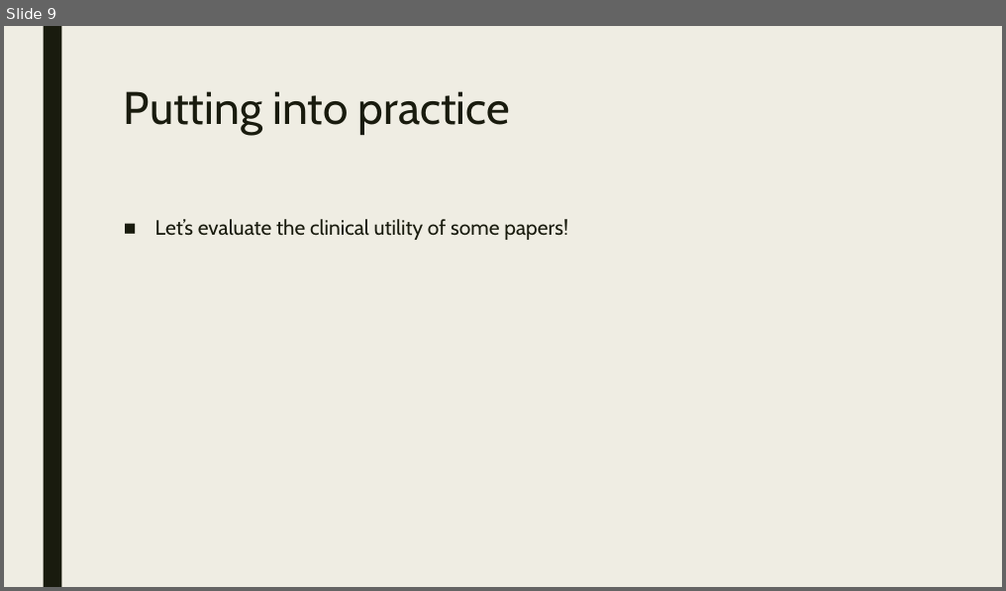
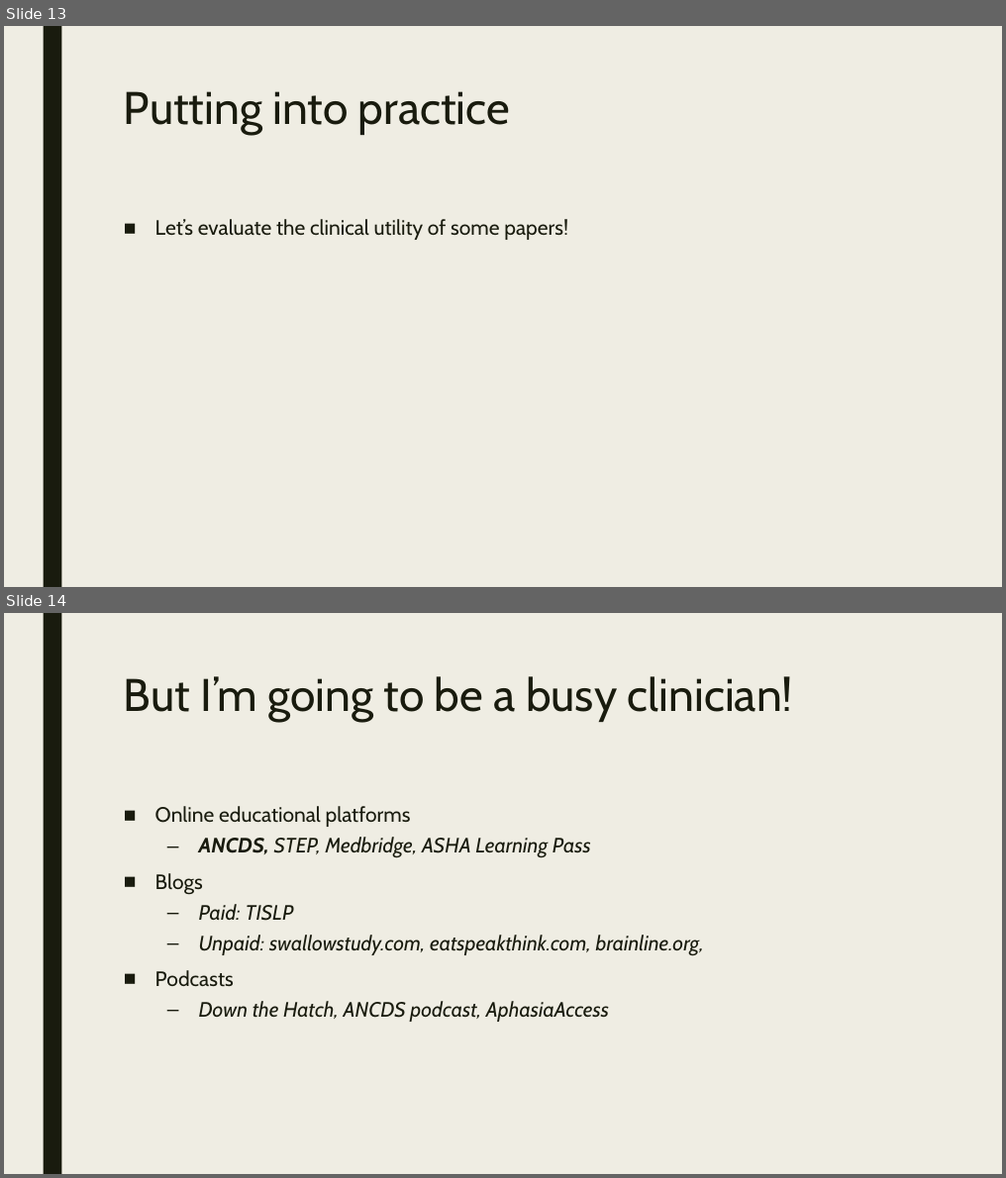
Before and after one commit to Jim-Wright90/cds_663_winter_2021, a slide deck: slides/Translating the evidence_presentation.pptx. Shown one above the other, each under a label of ours: slide 9 before the commit, slides 13 and 14 after it. The pictures are 1006x591 and 1006x1178 pixels, drawn with LibreOffice and Linux fonts; fonts in the diff are those of the drawing. Boxes give left, top, right and bottom in pixels: in the first picture for what was removed or moved away, otherwise in the second. Text is boxed around its words. In the diff, an @@ line names an element or a change of style, - is before the commit and + after.

```diff
--- a/slides/Translating the evidence_presentation.pptx
+++ b/slides/Translating the evidence_presentation.pptx
@@ slide 14 added at (4, 613, 1002, 1174), background #EFEDE3; not listed: 1 template element that a slide beside it also shows @@
@@ title added at (124, 676, 793, 722), 44 pt, text #191B0E @@
+But I’m going to be a busy clinician!
@@ text added at (155, 806, 704, 1022), 20 pt, text #191B0E, italic @@
+■ Online educational platforms
+  – ANCDS, STEP, Medbridge, ASHA Learning Pass
+■ Blogs
+  – Paid: TISLP
+  – Unpaid: swallowstudy.com, eatspeakthink.com, brainline.org,
+■ Podcasts
+  – Down the Hatch, ANCDS podcast, AphasiaAccess
@@ what was slide 9 is now slide 13 @@
```
Also in this commit, not shown: 3 slides changed, 5 other slides added, 1 other file.
